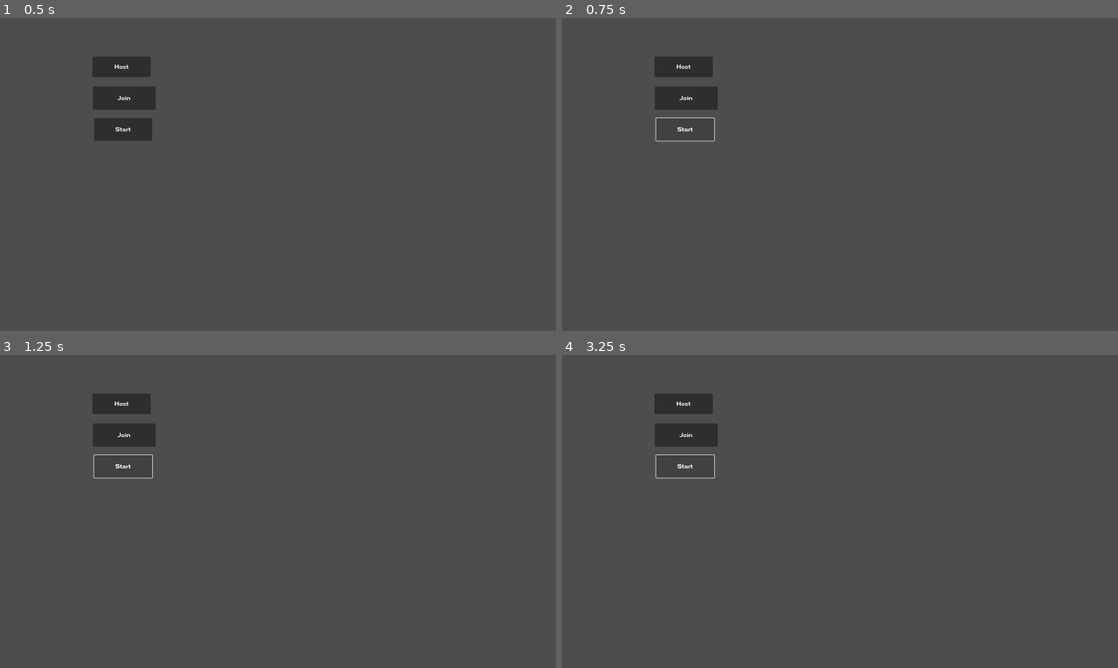
Above: before the commit, frames 1-4 (two rows, left to right).
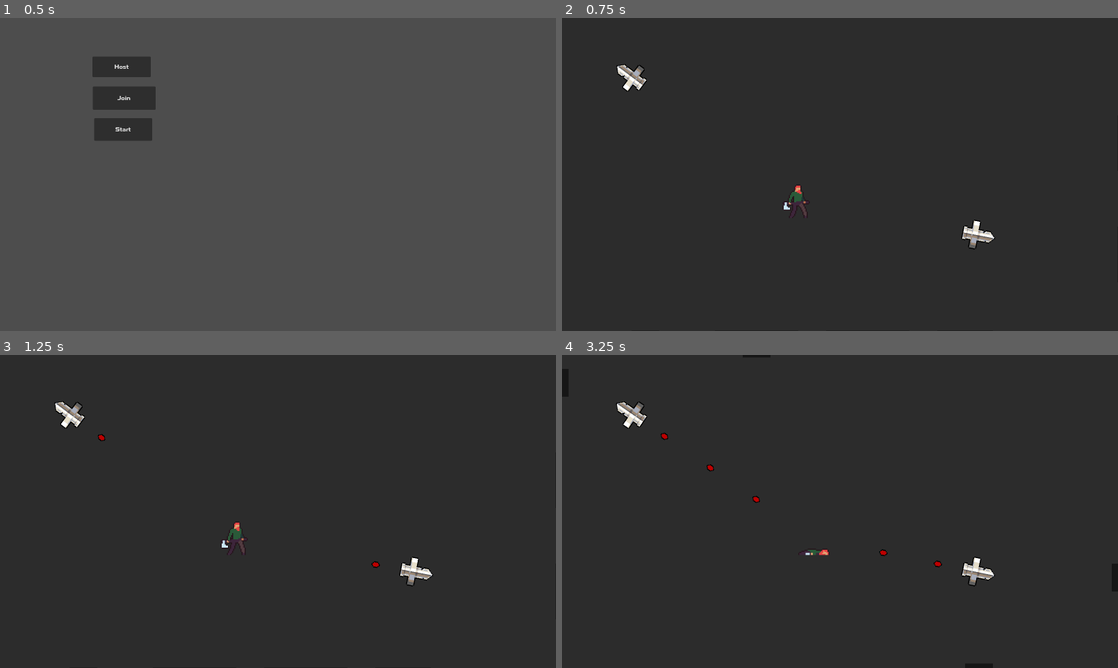
Above: after the commit, the same moments.

Repository: Lertos/last-feller-alive
Game: Godot game, scene res://multiplayer_controller.tscn
The game is run twice, just before and just after one commit, with the same random seed, the same clock (stepped at 60 frames per second) and the same inputs.
Inputs (mouse positions are in pixels of both pictures, inside the frame that each line leads up to):
- Up to frame 1 (0.5 s): no input
- Up to frame 2 (0.75 s): click "Start" at 0.5 s
- Up to frame 3 (1.25 s): no input
- Up to frame 4 (3.25 s): click (684, 467) at 1.25 s, where only the run before the commit has a clickable "Start"; hold D (right) 2.03-2.78 s; tap Q (death) at 2.1 s; tap Space (jump) at 2.27, 3.02 s; hold S (down) from 2.78 s (still down); tap E (hurt) at 2.85 s

Frame 1 is identical in both runs. In frame 2, 98% of the frame differs, in the area x 0-100%, y 0-100%; in frame 3, 98%; in frame 4, 98%.
Error before the commit: Parse Error: Identifier "i" not declared in the current scope. (res://multiplayer_controller.gd:61)

Commit message:
Fixing mistake of variable naming

Diff:
--- a/multiplayer_controller.gd
+++ b/multiplayer_controller.gd
@@ -57,8 +57,8 @@
 		}
 
 	if multiplayer.is_server():
-		for connected_players in GameManager.players:
-			send_player_info(GameManager.players[i].name, i)
+		for player in GameManager.players:
+			send_player_info(GameManager.players[player].name, player)
 
 
 func _on_host_button_down():
